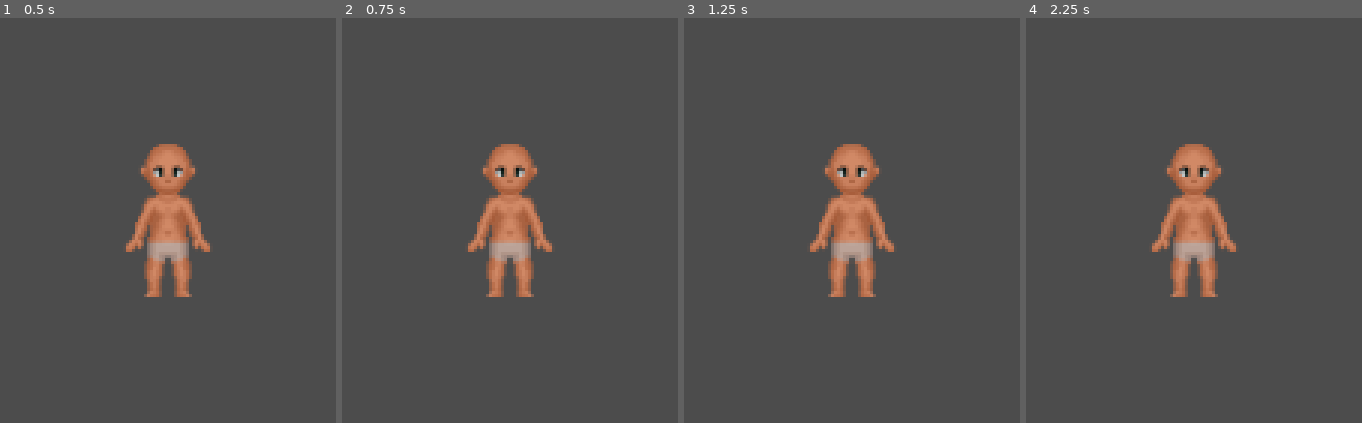
Above: before the commit, frames 1-4 (left to right).
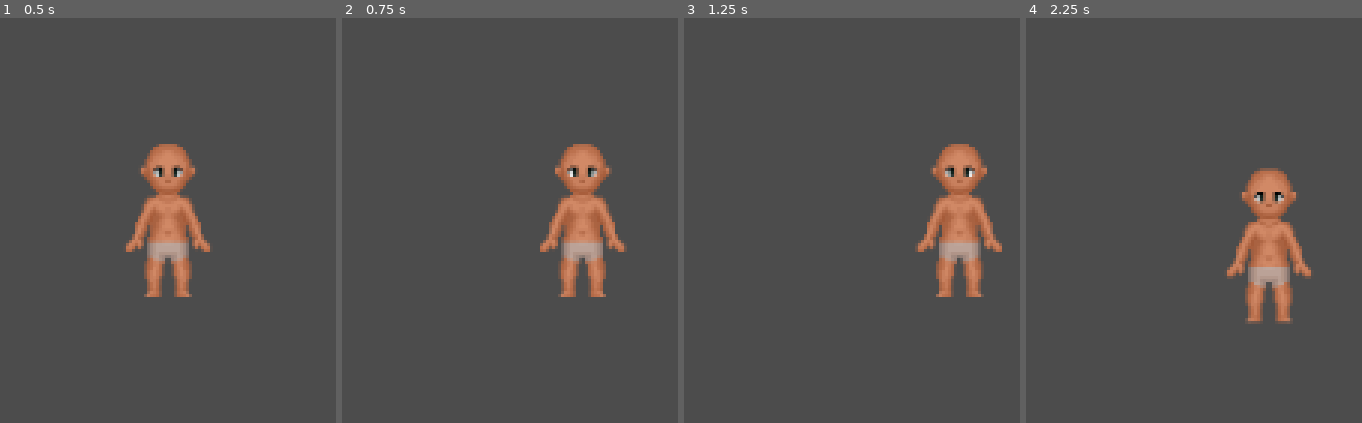
Above: after the commit, the same moments.

Repository: OtterStyles/Woodentale
Game: Godot game, scene res://Scene/TestHub.tscn
The game is run twice, just before and just after one commit, with the same random seed, the same clock (stepped at 60 frames per second) and the same inputs.
Inputs:
- Up to frame 1 (0.5 s): no input
- Up to frame 2 (0.75 s): tap Enter at 0.5 s; hold Right (ui_right) from 0.53 s (still down); hold Shift (sprint, bound only after the commit) from 0.53 s (still down)
- Up to frame 3 (1.25 s): keep holding Right (ui_right); keep holding Shift (sprint, bound only after the commit)
- Up to frame 4 (2.25 s): release Right (ui_right) at 1.28 s; release Shift (sprint, bound only after the commit) at 1.28 s; hold Down (ui_down) 1.28-2.03 s; tap Shift (sprint, bound only after the commit) at 1.35 s; hold Right (ui_right) from 2.03 s (still down); hold Shift (sprint, bound only after the commit) from 2.03 s (still down)

Frame 1 is identical in both runs. In frame 2, 10% of the frame differs, in the area x 37-85%, y 31-69%; in frame 3, 10%; in frame 4, 10%, in the area x 37-85%, y 31-76%.
Error before the commit: Invalid get index 'Speed' (on base: 'GDScript'). (res://Skripts/Player.gd:23)

Commit message:
Disabled Resource: Stats and Modifier Movement basics work Runable

Diff:
--- a/Woodentale/Resource/PlayerModifier.gd
+++ b/Woodentale/Resource/PlayerModifier.gd
@@ -1,5 +1,5 @@
 extends Resource
 class_name playerModifier
 
-export var speedAbs: float = 0
-export var speedPerc: float = 1
+var speedAbs: float = 0
+var speedPerc: float = 1
--- a/Woodentale/Resource/PlayerStats.gd
+++ b/Woodentale/Resource/PlayerStats.gd
@@ -1,8 +1,7 @@
 extends Resource
-class_name PlayerStats
+class_name playerStats
 
-#Movement
 var Speed: int = 400
-export var Speed_Sprint: int = 600
-export var Acceleration: float = 0.1
-export var Friction = 0.01
+var Speed_Sprint: int = 600
+var Acceleration: float = 0.1
+var Friction: float = 0.01
--- a/Woodentale/Skripts/Player.gd
+++ b/Woodentale/Skripts/Player.gd
@@ -1,13 +1,19 @@
 extends KinematicBody2D
+
+#Stats
+export var speedAbs: float = 0
+export var speedPerc: float = 1
+export var speed_Default: int = 400
+export var speed_Sprint_Mult: float = 1.5
+export var acceleration: float = 40
+export var friction: float = 30
 
 # Movement
 var velocity = Vector2()
-export var playerDefaultStats: Resource
-export var playerDefaultModifier: Resource
+var speed = 0
+var sprint = 1
 
-var speed = 0
-
-func getInput():
+func getInput() -> Vector2:
 	var input = Vector2()
 	if Input.is_action_pressed("ui_left"):
 		input.x -= 1
@@ -17,17 +23,25 @@
 		input.y -= 1
 	if Input.is_action_pressed("ui_down"):
 		input.y += 1
+	if Input.is_action_pressed("sprint"):
+		sprint = speed_Sprint_Mult
+	else:
+		sprint = 1
 	return input
 
-func calculateStats():
-	speed = (playerDefaultStats.Speed + playerDefaultModifier.SpeedAbs) * playerDefaultModifier.SpeedPerc
+
+func calculateStats() -> void:
+	speed = (speed_Default + speedAbs) * speedPerc
 
 
-func _process(delta):
+func _process(delta) -> void:
 	calculateStats()
+
+
+func _physics_process(delta) -> void:
 	var direction = getInput().normalized()
 	if direction.length() > 0:
-		velocity = lerp(velocity, direction * speed, playerDefaultStats.Acceleration)
+		velocity = lerp(velocity, direction * speed * sprint, acceleration)
 	else:
-		velocity = lerp(velocity, Vector2.ZERO, playerDefaultStats.Friction)
-	velocity = move_and_slide(velocity)
+		velocity = lerp(velocity, Vector2.ZERO, friction)
+	velocity = move_and_slide(velocity * delta)
--- a/Woodentale/project.godot
+++ b/Woodentale/project.godot
@@ -10,18 +10,18 @@
 
 _global_script_classes=[ {
 "base": "Resource",
-"class": "PlayerStats",
-"language": "GDScript",
-"path": "res://Resource/PlayerStats.gd"
-}, {
-"base": "Resource",
 "class": "playerModifier",
 "language": "GDScript",
 "path": "res://Resource/PlayerModifier.gd"
+}, {
+"base": "Resource",
+"class": "playerStats",
+"language": "GDScript",
+"path": "res://Resource/PlayerStats.gd"
 } ]
 _global_script_class_icons={
-"PlayerStats": "",
-"playerModifier": ""
+"playerModifier": "",
+"playerStats": ""
 }
 
 [application]
@@ -40,6 +40,14 @@
 window/stretch/mode="viewport"
 window/stretch/aspect="expand"
 
+[input]
+
+sprint={
+"deadzone": 0.5,
+"events": [ Object(InputEventKey,"resource_local_to_scene":false,"resource_name":"","device":0,"alt":false,"shift":false,"control":false,"meta":false,"command":false,"pressed":false,"scancode":16777237,"physical_scancode":0,"unicode":0,"echo":false,"script":null)
+ ]
+}
+
 [physics]
 
 common/enable_pause_aware_picking=true
